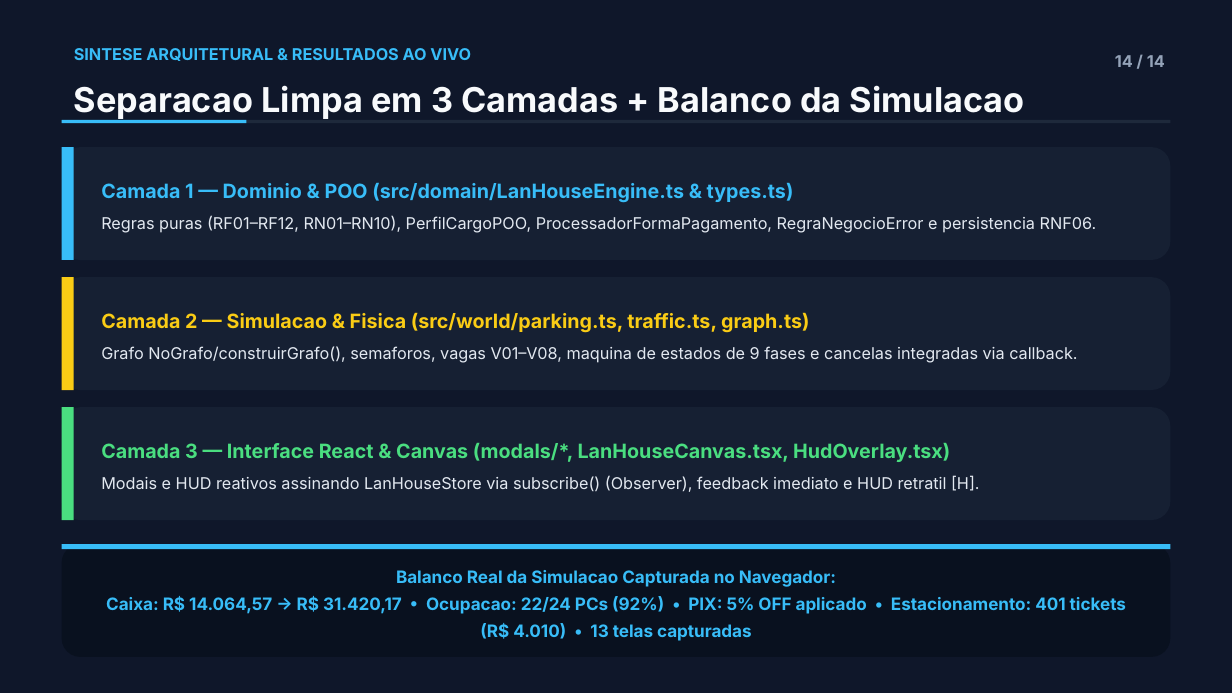
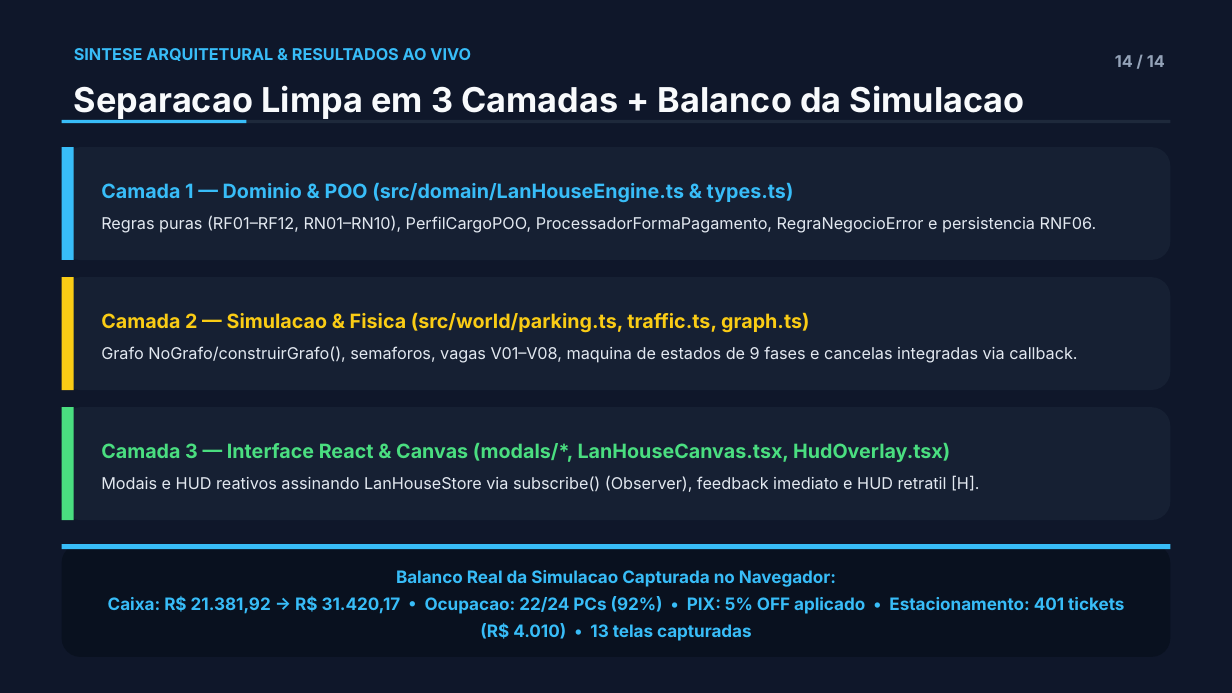
Before and after one commit to DanirlG7/lan-hbouse-, a slide deck: slide 14 of docs/LanHouse_POO_Apresentacao.pptx. Drawn at 1232x693 pixels with LibreOffice and Linux fonts; fonts in the diff are those of the drawing. Boxes give left, top, right and bottom in pixels: in the first picture for what was removed or moved away, otherwise in the second. Text is boxed around its words. In the diff, an @@ line names an element or a change of style, - is before the commit and + after.

```diff
--- a/docs/LanHouse_POO_Apresentacao.pptx
+++ b/docs/LanHouse_POO_Apresentacao.pptx
@@ text at (108,596,1124,641): text changed @@
-Caixa: R$ 14.064,57 -> R$ 31.420,17 • Ocupacao: 22/24 PCs (92%) • PIX: 5% OFF aplicado • Estacionamento: 401 tickets (R$ 4.010) • 13 telas capturadas
+Caixa: R$ 21.381,92 -> R$ 31.420,17 • Ocupacao: 22/24 PCs (92%) • PIX: 5% OFF aplicado • Estacionamento: 401 tickets (R$ 4.010) • 13 telas capturadas
```
Also in this commit, not shown: 6 other slides changed, 28 other files.
